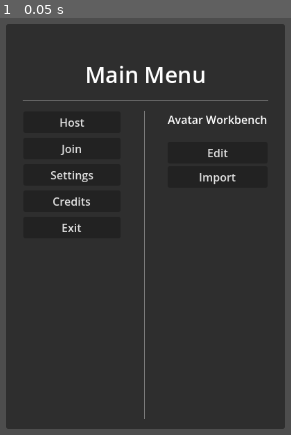
Above: before the commit, frame 1.
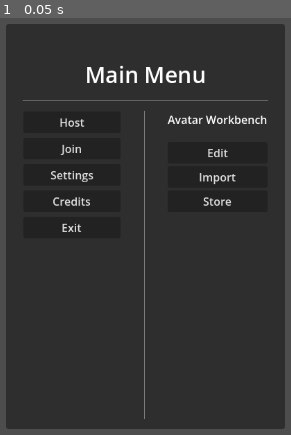
Above: after the commit, the same moment.

Repository: CosmoAdiX/ProjectTrashTalk
Game: Godot game, scene res://scenes/main_menu.tscn
Same seed, same stepped clock (60 frames per second), same inputs: the game is played once before the commit and once after it.
Inputs:
- Up to frame 1 (0.05 s): no input

The runs differ from the first frame. In frame 1, 0.1% of the frame differs, in the area x 69-80%, y 42-46%.

Commit message:
skndkshkas

Diff:
--- a/scenes/main_menu.tscn
+++ b/scenes/main_menu.tscn
@@ -103,3 +103,7 @@
 [node name="ImportAvatar" type="Button" parent="Control/Center/MarginContainer/VBoxContainer/MarginContainer/MainBox/Avatar/MarginContainer/VBoxContainer" unique_id=1584151902]
 layout_mode = 2
 text = "Import"
+
+[node name="Store" type="Button" parent="Control/Center/MarginContainer/VBoxContainer/MarginContainer/MainBox/Avatar/MarginContainer/VBoxContainer" unique_id=1107484222]
+layout_mode = 2
+text = "Store"
